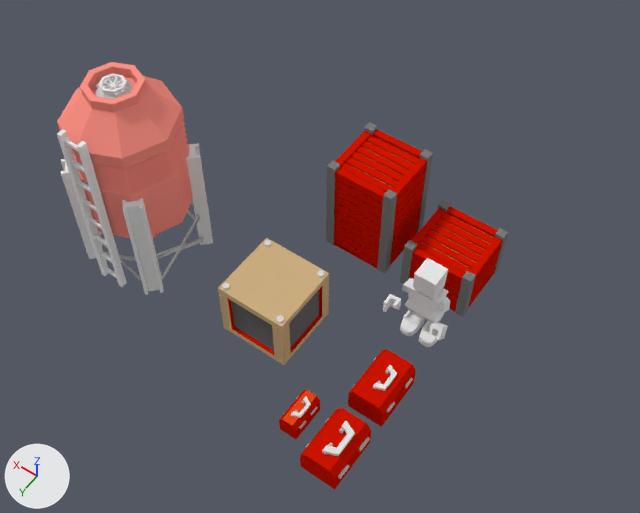
One commit to the Blender file crops/farm/bricks/support.blend: the scene before it, then after it.
Both versions are drawn from a 50 mm camera at (-17.4, 20.3, 39.6) aimed at (-1.2, -2.4, 4.0). The lights are fixed; the arrows at lower left show +X, +Y and +Z. Objects named as collision shapes, trigger or cutter boxes, shadow casters or lower levels of detail are left out.

In view in the first picture: 'compostBin', 'compostBin.001', 'crate', 'player_base_Mesh.042', 'silo', 'toolbox_largefeatures qn', 'toolbox_largefeatures qo', 'toolbox_largefeatures qt', 'toolbox_largefeatures qw', 'toolbox_small qn', 'toolbox_small qo', 'toolbox_small qt', 'toolbox_small qw', 'toolbox_smallfeatures qn', 'toolbox_smallfeatures qo', 'toolbox_smallfeatures qt', 'toolbox_smallfeatures qw'.
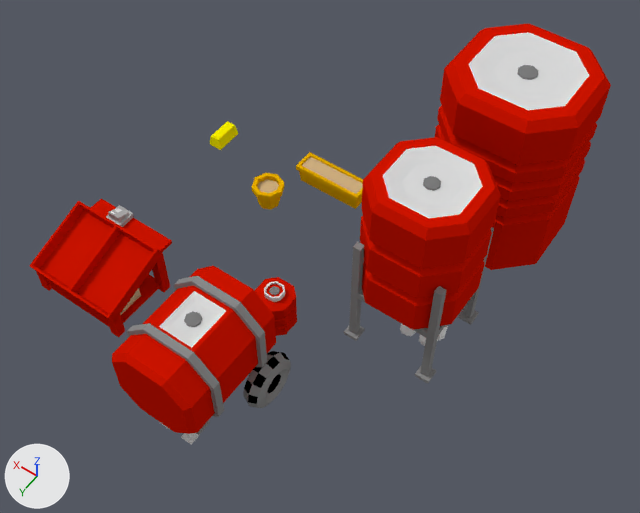
Edits to the scene script, one JSON object a line:
```json
{"op": "remove", "block": "ob_goldbrick", "code": "ob_goldbrick.hide_set(True)  # its collection is switched off"}
{"op": "remove", "block": "ob_massivewatertank", "code": "ob_massivewatertank.hide_set(True)  # its collection is switched off"}
{"op": "remove", "block": "ob_planter", "code": "ob_planter.hide_set(True)  # its collection is switched off"}
{"op": "remove", "block": "ob_qn_planter_003", "code": "ob_qn_planter_003.hide_set(True)  # its collection is switched off"}
{"op": "remove", "block": "ob_qw_planter_002", "code": "ob_qw_planter_002.hide_set(True)  # its collection is switched off"}
{"op": "remove", "block": "ob_qe_planter_001", "code": "ob_qe_planter_001.hide_set(True)  # its collection is switched off"}
{"op": "remove", "block": "ob_qs_planter", "code": "ob_qs_planter.hide_set(True)  # its collection is switched off"}
{"op": "remove", "block": "ob_flowerpot", "code": "ob_flowerpot.hide_set(True)  # its collection is switched off"}
{"op": "remove", "block": "ob_largewatertank", "code": "ob_largewatertank.hide_set(True)  # its collection is switched off"}
{"op": "remove", "block": "ob_medwatertank", "code": "ob_medwatertank.hide_set(True)  # its collection is switched off"}
{"op": "remove", "block": "ob_smallwatertank", "code": "ob_smallwatertank.hide_set(True)  # its collection is switched off"}
{"op": "remove", "block": "ob_cube_000", "code": "ob_cube_000.hide_set(True)  # its collection is switched off"}
{"op": "add", "block": "ob_toolbox_smallfeatures_qt", "code": "ob_toolbox_smallfeatures_qt.hide_set(True)  # its collection is switched off"}
{"op": "add", "block": "ob_toolbox_smallfeatures_qw", "code": "ob_toolbox_smallfeatures_qw.hide_set(True)  # its collection is switched off"}
{"op": "add", "block": "ob_toolbox_smallfeatures_qn", "code": "ob_toolbox_smallfeatures_qn.hide_set(True)  # its collection is switched off"}
{"op": "add", "block": "ob_toolbox_largefeatures_qt", "code": "ob_toolbox_largefeatures_qt.hide_set(True)  # its collection is switched off"}
{"op": "add", "block": "ob_toolbox_largefeatures_qw", "code": "ob_toolbox_largefeatures_qw.hide_set(True)  # its collection is switched off"}
{"op": "add", "block": "ob_toolbox_largefeatures_qn", "code": "ob_toolbox_largefeatures_qn.hide_set(True)  # its collection is switched off"}
{"op": "add", "block": "ob_toolbox_small_qn", "code": "ob_toolbox_small_qn.hide_set(True)  # its collection is switched off"}
{"op": "add", "block": "ob_toolbox_small_qw", "code": "ob_toolbox_small_qw.hide_set(True)  # its collection is switched off"}
{"op": "add", "block": "ob_toolbox_small_qt", "code": "ob_toolbox_small_qt.hide_set(True)  # its collection is switched off"}
{"op": "add", "block": "ob_toolbox_small_qo", "code": "ob_toolbox_small_qo.hide_set(True)  # its collection is switched off"}
{"op": "add", "block": "ob_toolbox_largefeatures_qo", "code": "ob_toolbox_largefeatures_qo.hide_set(True)  # its collection is switched off"}
{"op": "add", "block": "ob_toolbox_smallfeatures_qo", "code": "ob_toolbox_smallfeatures_qo.hide_set(True)  # its collection is switched off"}
{"op": "add", "block": "ob_compostbin_001", "code": "ob_compostbin_001.hide_set(True)  # its collection is switched off"}
{"op": "add", "block": "ob_compostbin", "code": "ob_compostbin.hide_set(True)  # its collection is switched off"}
{"op": "add", "block": "ob_silo", "code": "ob_silo.hide_set(True)  # its collection is switched off"}
{"op": "add", "block": "ob_crate", "code": "ob_crate.hide_set(True)  # its collection is switched off"}
```

Pixel boxes [x1, y1, x2, y2] of what changed, in the pictures (640 x 513 px):
```json
{"object": "massiveWaterTank", "change": "shown", "after": [435, 23, 611, 270]}
{"object": "largeWaterTank", "change": "shown", "after": [344, 137, 501, 383]}
{"object": "silo", "change": "hidden", "before": [57, 62, 213, 295]}
{"object": "medWaterTank", "change": "shown", "after": [112, 266, 291, 445]}
{"object": "Cube.000", "change": "shown", "after": [29, 198, 172, 337], "on screen": "red"}
{"object": "compostBin.001", "change": "hidden", "before": [326, 122, 433, 273], "on screen": "red"}
{"object": "crate", "change": "hidden", "before": [218, 238, 329, 365], "on screen": "brown"}
{"object": "compostBin", "change": "hidden", "before": [400, 200, 508, 317], "on screen": "red"}
{"object": "toolbox_largefeatures qt", "change": "hidden", "before": [306, 408, 366, 471], "on screen": "red"}
{"object": "toolbox_smallfeatures qt", "change": "hidden", "before": [354, 350, 412, 408], "on screen": "red"}
{"object": "smallWaterTank", "change": "shown", "after": [254, 277, 297, 336], "on screen": "red"}
{"object": "flowerpot", "change": "shown", "after": [252, 173, 285, 210], "on screen": "yellow"}
{"object": "qn planter.003", "change": "shown", "after": [296, 165, 357, 209], "on screen": "yellow"}
{"object": "toolbox_largefeatures qo", "change": "hidden", "before": [301, 408, 371, 480], "on screen": "red"}
{"object": "planter", "change": "shown", "after": [301, 157, 363, 194], "on screen": "brown"}
{"object": "toolbox_smallfeatures qo", "change": "hidden", "before": [349, 349, 416, 417], "on screen": "red"}
{"object": "toolbox_smallfeatures qn", "change": "hidden", "before": [348, 392, 383, 427], "on screen": "red"}
{"object": "toolbox_largefeatures qn", "change": "hidden", "before": [300, 455, 335, 489], "on screen": "red"}
{"object": "toolbox_small qt", "change": "hidden", "before": [283, 390, 316, 425]}
{"object": "goldbrick", "change": "shown", "after": [210, 121, 238, 150], "on screen": "yellow"}
{"object": "toolbox_largefeatures qw", "change": "hidden", "before": [335, 432, 371, 489]}
{"object": "toolbox_smallfeatures qw", "change": "hidden", "before": [382, 371, 416, 425]}
{"object": "toolbox_small qo", "change": "hidden", "before": [279, 389, 320, 432]}
{"object": "toolbox_small qw", "change": "hidden", "before": [296, 401, 320, 439]}
{"object": "qs planter", "change": "shown", "after": [310, 152, 363, 183]}
{"object": "toolbox_small qn", "change": "hidden", "before": [279, 419, 296, 439]}
{"object": "qw planter.002", "change": "shown", "after": [356, 187, 363, 208]}
{"object": "qe planter.001", "change": "shown", "after": [296, 152, 310, 166]}
{"object": "player_base_Mesh.042", "change": "unchanged, covered by the edit", "before": [383, 258, 450, 347], "after": [400, 323, 448, 346]}
```
